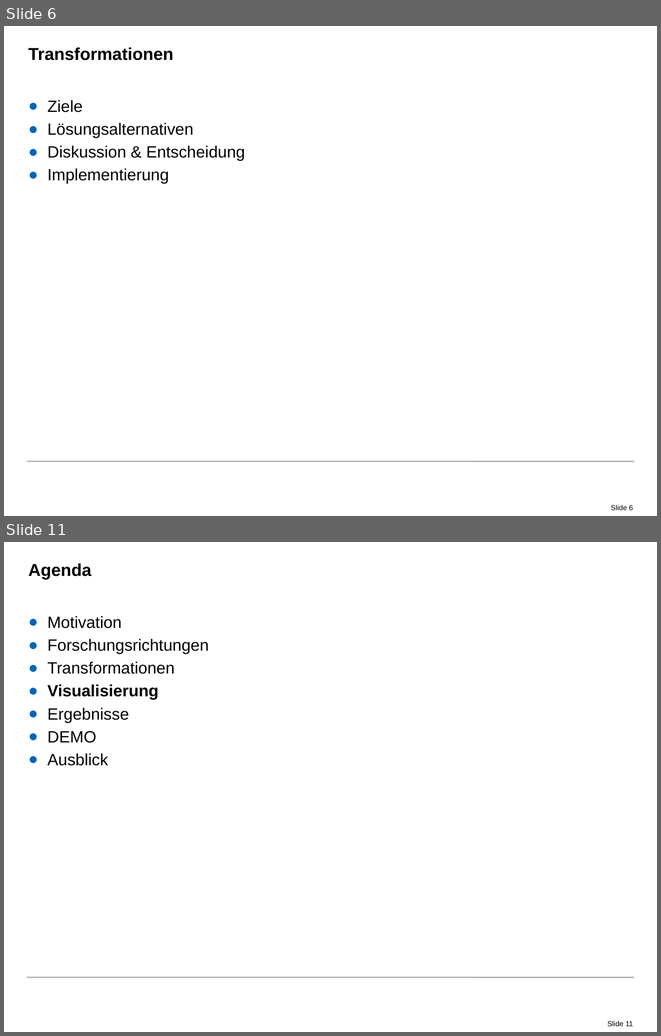
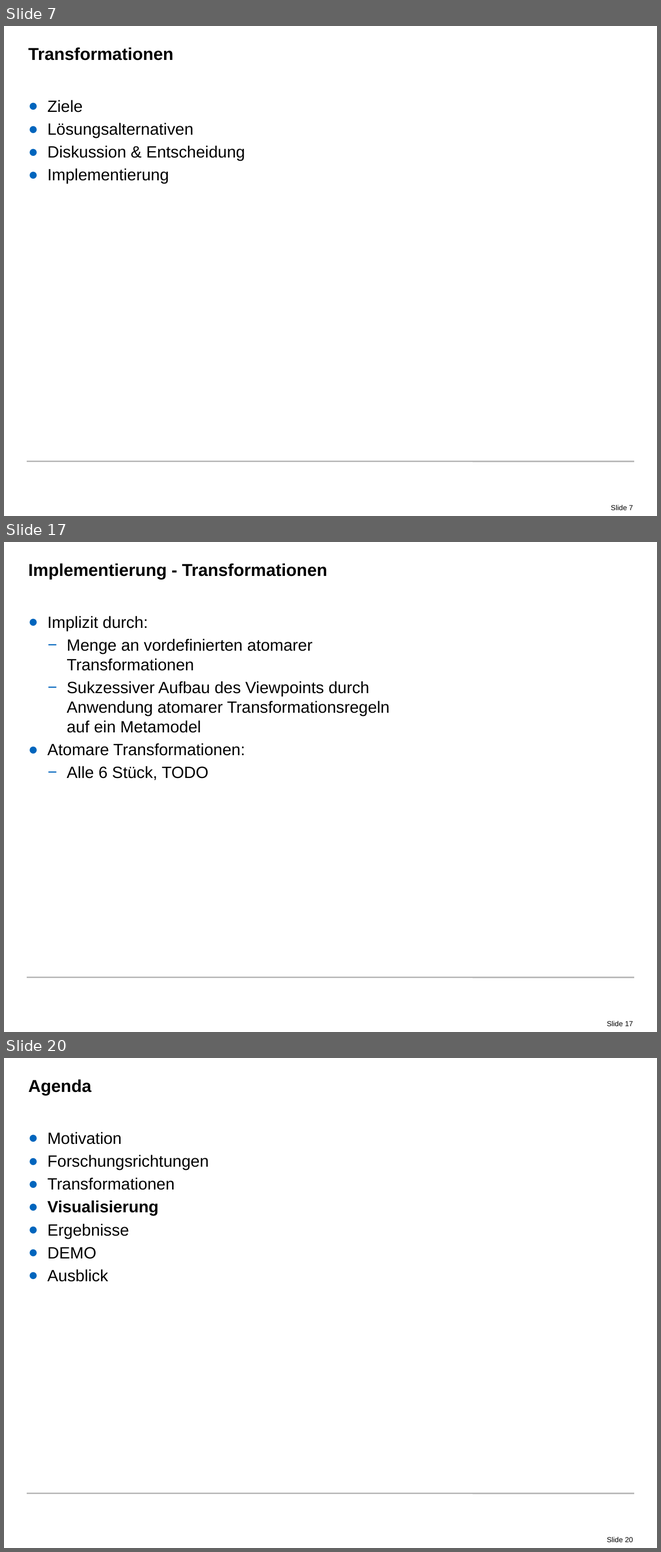
Before and after one commit to radke-tum/idp, a slide deck: pssif/doc/PSSIF.pptx. Shown one above the other, each under a label of ours: slides 6 and 11 before the commit, slides 7, 17 and 20 after it; the slides between them are not shown. The pictures are 661x1036 and 661x1552 pixels, drawn with LibreOffice and Linux fonts; fonts in the diff are those of the drawing; background and template pictures are left out. Boxes give left, top, right and bottom in pixels: in the first picture for what was removed or moved away, otherwise in the second. Text is boxed around its words. In the diff, an @@ line names an element or a change of style, - is before the commit and + after.

Commit message:
Presentation: Some more transformations stuff.

```diff
--- a/pssif/doc/PSSIF.pptx
+++ b/pssif/doc/PSSIF.pptx
@@ slide 17 added at <box>4,542,657,1032</box>, background #FFFFFF; not listed: 2 template elements that a slide beside it also shows @@
@@ title added at <box>28,563,327,579</box>, 19 pt, text #000000, bold @@
+Implementierung - Transformationen
@@ text added at <box>47,616,390,780</box>, 18 pt, text #000000 @@
+● Implizit durch:
+  − Menge an vordefinierten atomarer Transformationen
+  − Sukzessiver Aufbau des Viewpoints durch Anwendung atomarer Transformationsregeln auf ein Metamodel
+● Atomare Transformationen:
+  − Alle 6 Stück, TODO
@@ what was slide 6 is now slide 7 @@
@@ page number at <box>611,505,633,510</box>: text changed @@
-Slide 6
+Slide 7
@@ what was slide 11 is now slide 20 @@
@@ page number at <box>607,1537,633,1542</box>: text changed @@
-Slide 11
+Slide 20
```
Also in this commit, not shown: 2 slides changed, 12 other slides added, 4 slides removed, 7 other files.
